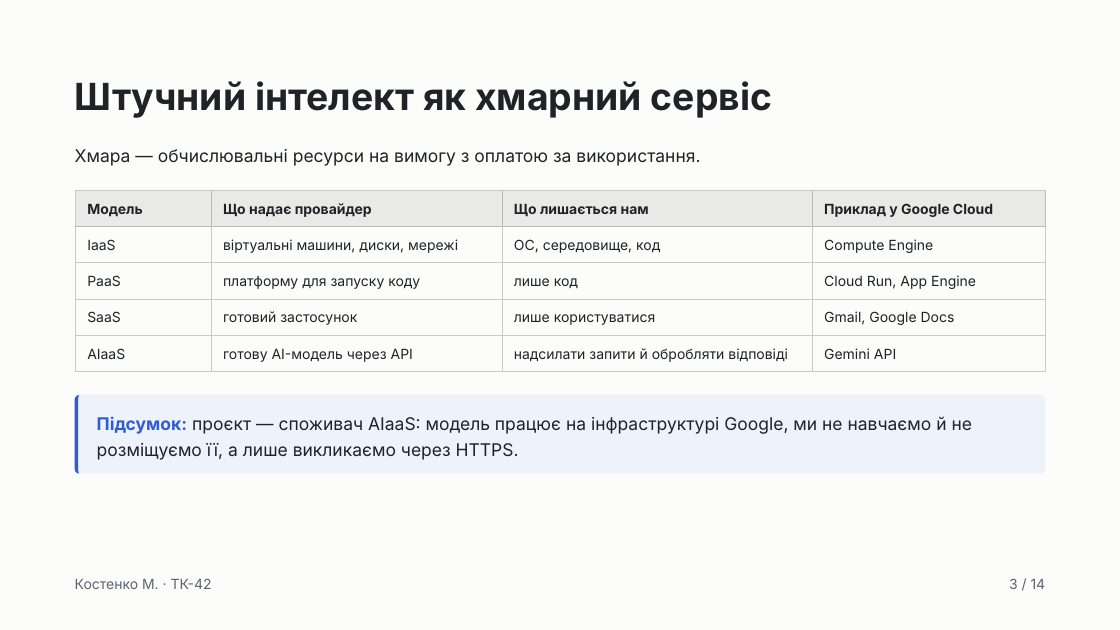
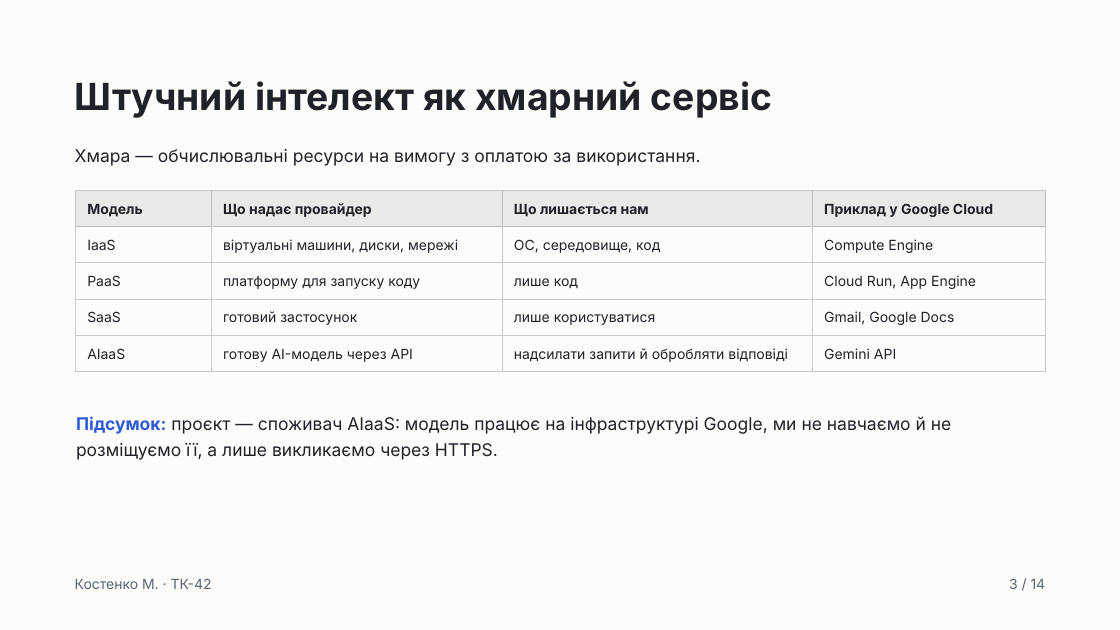
Before and after one commit to w1sed1/tracker-api, a slide deck: slide 3 of Habit Tracker + Gemini AI — Лаб. 2 «Хмарні обчислення».pptx. Drawn at 1120x630 pixels with LibreOffice and Linux fonts; fonts in the diff are those of the drawing. Boxes give left, top, right and bottom in pixels: in the first picture for what was removed or moved away, otherwise in the second. Text is boxed around its words. In the diff, an @@ line names an element or a change of style, - is before the commit and + after.

```diff
--- a/Habit Tracker + Gemini AI — Лаб. 2 «Хмарні обчислення».pptx
+++ b/Habit Tracker + Gemini AI — Лаб. 2 «Хмарні обчислення».pptx
@@ text "Підсумок: проєкт — споживач AIaaS: ...": place and size @@
-text "Підсумок: проєкт — споживач AIaaS: ..." at (75, 395, 1046, 474)
+text "Підсумок: проєкт — споживач AIaaS: ..." at (76, 416, 951, 460)
@@ text "Підсумок: проєкт — споживач AIaaS: ..." at (76, 416, 951, 460): fill #EEF2FB to none @@
@@ freeform shape removed at (75, 395, 1046, 474) @@
```
Also in this commit, not shown: 10 other slides changed, 4 other files.
